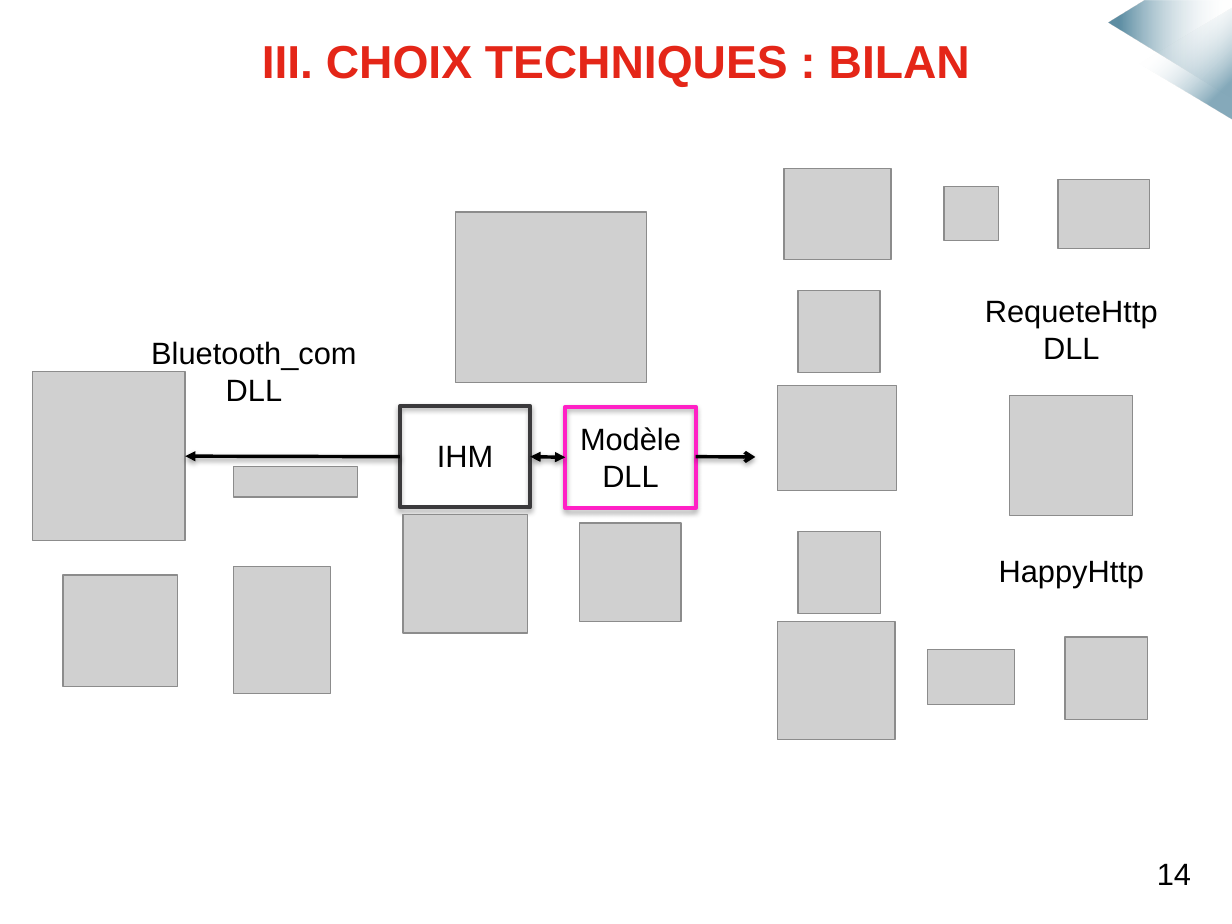
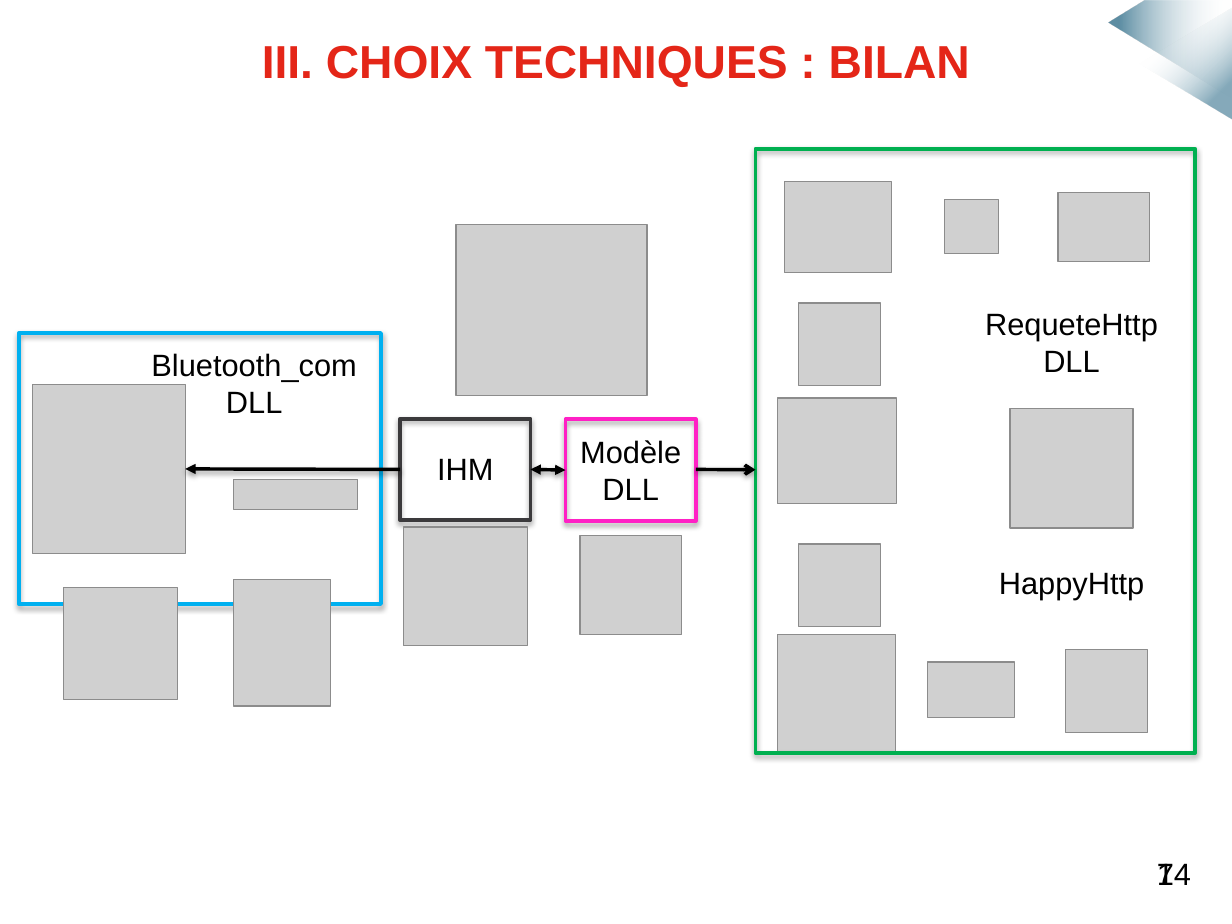
Before and after one commit to mmeven/EP_Domotique_Tablette, a slide deck: slide 11 of Rendu/Diapo_soutenance.pptx. Drawn at 1232x924 pixels with LibreOffice and Linux fonts; fonts in the diff are those of the drawing; grey boxes stand for pictures; background and template pictures are left out. Boxes give left, top, right and bottom in pixels: in the first picture for what was removed or moved away, otherwise in the second. Text is boxed around its words. In the diff, an @@ line names an element or a change of style, - is before the commit and + after.

```diff
--- a/Rendu/Diapo_soutenance.pptx
+++ b/Rendu/Diapo_soutenance.pptx
@@ rectangle added at (755, 149, 1195, 753), outline #00B050 2.25 pt @@
@@ picture at (798, 303, 881, 386): rotation 180 to 0 degrees @@
@@ rectangle added at (18, 333, 381, 604), outline #00B0F0 2.25 pt @@
@@ 7 pictures, 1 text, 1 arrow: place and size @@
-7 pictures, 1 text, 1 arrow at (63, 186, 1147, 719)
+7 pictures, 1 text, 1 arrow at (63, 200, 1148, 733)
@@ 8 pictures, 4 texts, 2 rectangles, 1 arrow, 1 double arrow: place and size @@
-8 pictures, 4 texts, 2 rectangles, 1 arrow, 1 double arrow at (33, 169, 1158, 740)
+8 pictures, 4 texts, 2 rectangles, 1 arrow, 1 double arrow at (33, 181, 1158, 753)
@@ picture at (798, 545, 881, 627): rotation 0 to 180 degrees @@
@@ text added at (1157, 863, 1174, 885), 18 pt, text #000000 @@
+7
```
Also in this commit, not shown: 7 other slides changed.
